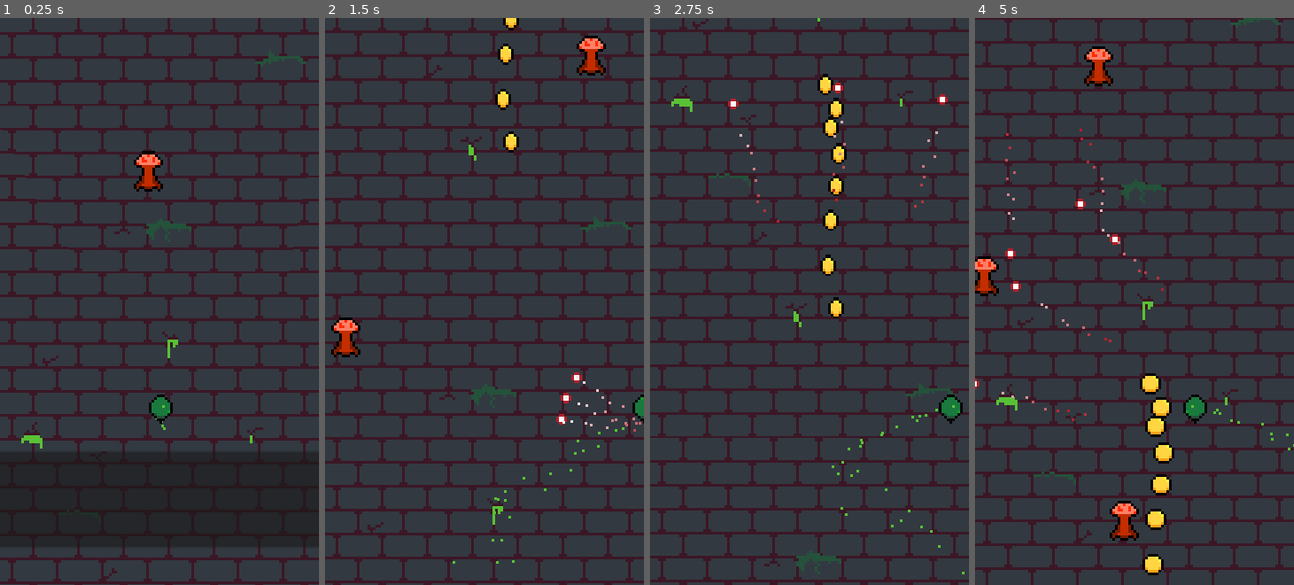
Above: before the commit, frames 1-4 (left to right).
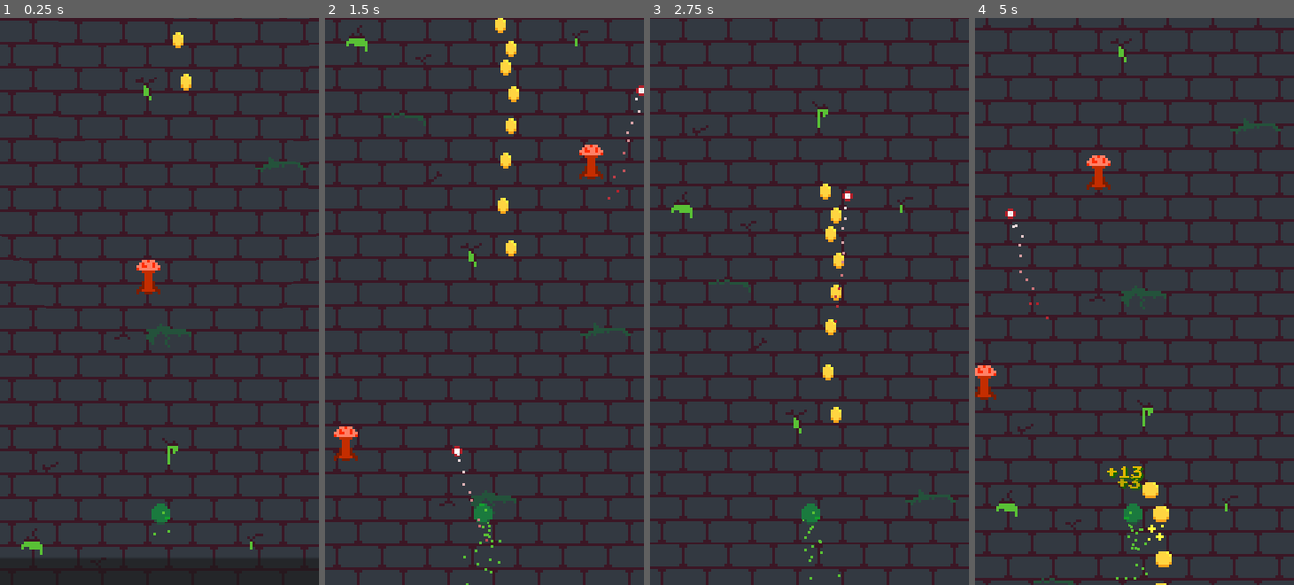
Above: after the commit, the same moments.

Repository: joayo13/sf-deluxe-ultra-2
Game: Godot game, scene res://levels/level1/scenes/level_one.tscn
Same seed, same stepped clock (60 frames per second), same inputs: the game is played once before the commit and once after it.
Inputs (mouse positions are in pixels of both pictures, inside the frame that each line leads up to):
- Up to frame 1 (0.25 s): no input
- Up to frame 2 (1.5 s): move the mouse to (554, 273) at 0.52 s; hold Right (ui_right) 0.53-1.28 s; click (554, 273) at 0.6 s; move the mouse to (420, 329) at 1.27 s; hold Left (ui_left) from 1.28 s (still down); click (420, 329) at 1.35 s
- Up to frame 3 (2.75 s): move the mouse to (841, 176) at 2.02 s; release Left (ui_left) at 2.03 s; hold Right (ui_right) from 2.03 s (still down); click (841, 176) at 2.1 s
- Up to frame 4 (5 s): move the mouse to (1118, 414) at 2.77 s; click (1118, 414) at 2.85 s; move the mouse to (1230, 386) at 3.52 s; release Right (ui_right) at 3.53 s; hold Left (ui_left) from 3.53 s (still down); click (1230, 386) at 3.6 s; move the mouse to (1038, 216) at 4.27 s; click (1038, 216) at 4.35 s

The runs differ from the first frame. In frame 1, 28% of the frame differs, in the area x 0-100%, y 0-100%; in frame 2, 33%; in frame 3, 32%; in frame 4, 34%.

Commit message:
tilt controls with acceleration

Diff:
--- a/camera/scenes/global_camera.tscn
+++ b/camera/scenes/global_camera.tscn
@@ -3,6 +3,6 @@
 [ext_resource type="Script" path="res://camera/scripts/global_camera.gd" id="1_lop36"]
 
 [node name="GlobalCamera" type="Camera2D"]
-offset = Vector2(0, -40)
+offset = Vector2(0, -80)
 zoom = Vector2(3, 3)
 script = ExtResource("1_lop36")
--- a/collectibles/coin/scenes/coin.tscn
+++ b/collectibles/coin/scenes/coin.tscn
@@ -74,7 +74,7 @@
 
 [node name="AnimatedSprite2D" type="AnimatedSprite2D" parent="."]
 sprite_frames = SubResource("SpriteFrames_l7472")
-animation = &"spin"
+animation = &"collected"
 autoplay = "spin"
 
 [node name="AudioStreamPlayer2D" type="AudioStreamPlayer2D" parent="."]
--- a/laser_gun.tscn
+++ b/laser_gun.tscn
@@ -4,6 +4,8 @@
 
 [node name="LaserGun" type="Node2D"]
 script = ExtResource("1_ak4ab")
+projectile_time = 2.0
 projectile_speed = 4.0
-projectile_time = 0.4
-projectile_angle = 90.0
+projectile_damage_min = 5.0
+projectile_damage_max = 10.0
+projectile_crit_chance = 5.0
--- a/laser_round.gd
+++ b/laser_round.gd
@@ -4,7 +4,7 @@
 func _on_area_2d_area_entered(area) -> void:
 	if area is Hurtbox:
 		var attack = Attack.new()
-		attack.damage = projectile_damage
+		attack.damage = randi_range(projectile_damage_min, projectile_damage_max)
 		attack.position = global_position
 		attack.knockback = 0.0
 		area.take_hit(attack)
--- a/levels/level1/scenes/level_one.tscn
+++ b/levels/level1/scenes/level_one.tscn
@@ -84,16 +84,34 @@
 position = Vector2(-13, -207)
 
 [node name="Brownoser4" parent="." instance=ExtResource("4_0a1l2")]
-position = Vector2(7, -543)
+position = Vector2(-60, -2219)
 
 [node name="Brownoser5" parent="." instance=ExtResource("4_0a1l2")]
-position = Vector2(-44, -588)
+position = Vector2(-71, -1473)
 
 [node name="Brownoser6" parent="." instance=ExtResource("4_0a1l2")]
-position = Vector2(29, -502)
+position = Vector2(-161, -2465)
 
 [node name="Brownoser7" parent="." instance=ExtResource("4_0a1l2")]
 position = Vector2(-27, -299)
 
 [node name="Brownoser8" parent="." instance=ExtResource("4_0a1l2")]
-position = Vector2(-38, -460)
+position = Vector2(-57, -2786)
+
+[node name="Brownoser9" parent="." instance=ExtResource("4_0a1l2")]
+position = Vector2(37, -854)
+
+[node name="Brownoser10" parent="." instance=ExtResource("4_0a1l2")]
+position = Vector2(-158, -3045)
+
+[node name="Brownoser11" parent="." instance=ExtResource("4_0a1l2")]
+position = Vector2(-56, -1932)
+
+[node name="Brownoser12" parent="." instance=ExtResource("4_0a1l2")]
+position = Vector2(-4, -631)
+
+[node name="Brownoser13" parent="." instance=ExtResource("4_0a1l2")]
+position = Vector2(-7, -481)
+
+[node name="Brownoser14" parent="." instance=ExtResource("4_0a1l2")]
+position = Vector2(-57, -1056)
--- a/mobs/brownoser/scripts/brownoser.gd
+++ b/mobs/brownoser/scripts/brownoser.gd
@@ -5,21 +5,28 @@
 @export var deceleration: float = 5.0  # Rate of deceleration
 @export var min_interval: float = 2.0  # Minimum time before changing direction
 @export var max_interval: float = 3.0  # Maximum time before changing direction
-
+@onready var hurtbox: Hurtbox = $Hurtbox
 @onready var direction_change_timer: Timer = $DirectionChangeTimer
+@onready var floating_text: FloatingText = $FloatingText
 
 # Set up the initial target speed and direction
 var target_speed: float = 0.0
 var direction: int = 0
 
 func _ready() -> void:
-	# Start the timer with a random interval# Randomly returns -1 or 1
+	if hurtbox != null:
+		hurtbox.hit.connect(hit)
 	var right = randi_range(0, 1)
 	if right:
 		direction = 1
 	else:
 		direction = -1
 	direction_change_timer.start(randf_range(min_interval, max_interval))
+
+func hit(attack: Attack):
+	if(attack.damage):
+		print(attack.damage)
+		floating_text.createFloatingTextDamage(attack.damage)
 
 func _process(delta: float) -> void:
 	# Determine the target speed based on the current direction
--- a/player/billy/scenes/laser_gun.gd
+++ b/player/billy/scenes/laser_gun.gd
@@ -1,9 +1,12 @@
 extends Node2D
-@export var projectile_speed: float = 2
-@export var projectile_time: float = 0.2
-@export var projectile_angle: float = 0.0
-@export var projectile_damage: float = 1.0
-var layers: Array = []
+@export var projectile_time: float
+@export var projectile_speed: float
+@export var projectile_damage_min: float
+@export var projectile_damage_max: float
+@export var projectile_crit_chance: float
+@export var projectile_crit_multiplier: float = 2
+@export var projectile_pierce_amount: float
+@export var layers: Array = []
 
 
 func shoot(ROUND: PackedScene, angle: float) -> void:
@@ -11,7 +14,11 @@
 	roundTemp.projectile_time = projectile_time
 	roundTemp.projectile_speed = projectile_speed
 	roundTemp.projectile_angle = angle
-	roundTemp.projectile_damage = projectile_damage
+	roundTemp.projectile_damage_min = projectile_damage_min
+	roundTemp.projectile_damage_max = projectile_damage_max
+	roundTemp.projectile_crit_chance = projectile_crit_chance
+	roundTemp.projectile_crit_multiplier = projectile_crit_multiplier
+	roundTemp.projectile_pierce_amount = projectile_pierce_amount
 	roundTemp.layers = layers
 	#player node
 	roundTemp.global_position = get_parent().get_parent().global_position
--- a/player/billy/scenes/player.tscn
+++ b/player/billy/scenes/player.tscn
@@ -3,7 +3,7 @@
 [ext_resource type="Script" path="res://player/billy/scripts/player.gd" id="1_npgok"]
 [ext_resource type="Texture2D" uid="uid://bqe7kmpjqj8wl" path="res://player/billy/sprites/fartso_shooting.png" id="2_n5187"]
 [ext_resource type="PackedScene" uid="uid://csgqsgkkupe3t" path="res://ui/popups/scenes/floating_text.tscn" id="3_h5rq5"]
-[ext_resource type="Texture2D" uid="uid://b2i5b7bfmrwxc" path="res://player/billy/sprites/billy-flying.png" id="3_p0wu6"]
+[ext_resource type="Texture2D" uid="uid://d1iultmrn1nlf" path="res://player/billy/sprites/fartso.png" id="3_mpka3"]
 [ext_resource type="PackedScene" uid="uid://nwdm5d7fqktt" path="res://weapon_slot.tscn" id="4_cim7x"]
 [ext_resource type="PackedScene" uid="uid://lk2vw3cu6yct" path="res://hurtbox.tscn" id="6_50x5i"]
 [ext_resource type="PackedScene" uid="uid://b05b3xtw1fnij" path="res://health_component.tscn" id="7_agd2y"]
@@ -15,7 +15,7 @@
 animations = [{
 "frames": [{
 "duration": 1.0,
-"texture": ExtResource("3_p0wu6")
+"texture": ExtResource("3_mpka3")
 }],
 "loop": true,
 "name": &"fly",
@@ -46,21 +46,21 @@
 
 [node name="Farticles" type="CPUParticles2D" parent="."]
 amount = 30
-lifetime = 1.2
+lifetime = 1.4
 randomness = 0.4
-lifetime_randomness = 0.2
+lifetime_randomness = 0.55
 emission_shape = 1
-emission_sphere_radius = 0.4
+emission_sphere_radius = 2.99
 direction = Vector2(0, -1)
-spread = 39.55
+spread = 21.37
 gravity = Vector2(0, 50)
 initial_velocity_min = 20.0
-initial_velocity_max = 30.0
+initial_velocity_max = 40.0
 color = Color(0.34902, 0.756863, 0.207843, 1)
 
 [node name="AnimatedSprite2D" type="AnimatedSprite2D" parent="."]
 sprite_frames = SubResource("SpriteFrames_fyxop")
-animation = &"fly"
+animation = &"shoot"
 autoplay = "fly"
 
 [node name="FloatingText" parent="." instance=ExtResource("3_h5rq5")]
--- a/player/billy/scripts/player.gd
+++ b/player/billy/scripts/player.gd
@@ -4,8 +4,8 @@
 @onready var farticles: CPUParticles2D = $Farticles
 @onready var hurtbox: Area2D = $Hurtbox
 
-var max_speed_y = 50.0
-var max_speed_x = 100.0
+var max_speed_y = 50
+var max_speed_x = 25.0
 var acceleration = 5.0    # Rate of acceleration
 var deceleration = 5.0    # Rate of deceleration
 
@@ -20,8 +20,8 @@
 	if event is InputEventScreenTouch and event.pressed:
 		var player_screen_coordinates = self.get_global_transform_with_canvas().origin
 		var angle_between_player_and_event = player_screen_coordinates.angle_to_point(event.position)
-		print(rad_to_deg(angle_between_player_and_event))
-		get_node("WeaponSlot").shoot(rad_to_deg(angle_between_player_and_event) * -1)
+		var angle_degrees = rad_to_deg(angle_between_player_and_event) * -1
+		get_node("WeaponSlot").shoot(angle_degrees)
 
 func shoot():
 	animated_sprite_2d.animation = "shoot"
@@ -30,21 +30,20 @@
 	health_component.take_damage(attack)
 	print("owie")
 func _process(delta: float) -> void:
-	var input_direction = Vector2.ZERO
+	var accelerometer_x = Input.get_accelerometer().x
+	var target_velocity_x = 0.0
+	if accelerometer_x < -0.7 || Input.is_action_pressed("ui_left"):
+		animated_sprite_2d.flip_h = true
+		target_velocity_x = accelerometer_x * max_speed_x
+		velocity.x = lerp(velocity.x, target_velocity_x, 0.1)
+	elif accelerometer_x > 0.7 || Input.is_action_pressed("ui_right"):
+		animated_sprite_2d.flip_h = false
+		target_velocity_x = accelerometer_x * max_speed_x
+		velocity.x = lerp(velocity.x, target_velocity_x, 0.1)
 
-	# Check input and set direction
-	if Input.is_action_pressed("ui_left"):
-		input_direction.x = -1
-		animated_sprite_2d.flip_h = true
-	elif Input.is_action_pressed("ui_right"):
-		input_direction.x = 1
-		animated_sprite_2d.flip_h = false
-
-	# Apply acceleration when moving
-	if input_direction != Vector2.ZERO:
-		velocity.x = lerp(velocity.x, input_direction.x * max_speed_x, acceleration * delta)
 	else:
-		velocity.x = lerp(velocity.x, 0.0, deceleration * delta)
+		if(velocity.x != 0):
+			velocity.x = lerp(velocity.x, 0.0, 0.1)
 
 	# Move vertically at a constant speed (if required)
 	velocity.y = -max_speed_y  # Modify or remove this line if you'd like vertical movement with acceleration too
--- a/project.godot
+++ b/project.godot
@@ -50,3 +50,4 @@
 
 textures/canvas_textures/default_texture_filter=0
 renderer/rendering_method="mobile"
+textures/vram_compression/import_etc2_astc=true
--- /dev/null
+++ b/ui/popups/scenes/floating_text_damage.tscn
@@ -0,0 +1,28 @@
+[gd_scene load_steps=3 format=3 uid="uid://cfbgkeylfrfcl"]
+
+[ext_resource type="Script" path="res://ui/popups/scripts/floating_text_damage.gd" id="1_s2twl"]
+[ext_resource type="FontFile" uid="uid://28fnj7605yu1" path="res://ui/PressStart2P-Regular.ttf" id="2_g7jkh"]
+
+[node name="FloatingTextDamage" type="Control"]
+layout_mode = 3
+anchors_preset = 0
+script = ExtResource("1_s2twl")
+
+[node name="Label" type="Label" parent="."]
+layout_mode = 1
+anchors_preset = 8
+anchor_left = 0.5
+anchor_top = 0.5
+anchor_right = 0.5
+anchor_bottom = 0.5
+offset_left = -0.5
+offset_top = -4.0
+offset_right = 0.5
+offset_bottom = 4.0
+grow_horizontal = 2
+grow_vertical = 2
+scale = Vector2(0.6, 0.6)
+theme_override_colors/font_color = Color(1, 0.990667, 0.99, 1)
+theme_override_colors/font_shadow_color = Color(1, 0.06, 0.06, 1)
+theme_override_fonts/font = ExtResource("2_g7jkh")
+theme_override_font_sizes/font_size = 8
--- a/ui/popups/scenes/floating_text_gold.tscn
+++ b/ui/popups/scenes/floating_text_gold.tscn
@@ -12,6 +12,8 @@
 anchor_bottom = 0.5
 grow_horizontal = 2
 grow_vertical = 2
+size_flags_horizontal = 4
+size_flags_vertical = 4
 script = ExtResource("1_cq7sr")
 
 [node name="Label" type="Label" parent="."]
@@ -30,5 +32,6 @@
 scale = Vector2(0.6, 0.6)
 size_flags_horizontal = 4
 theme_override_colors/font_color = Color(0.870588, 0.717647, 0, 1)
+theme_override_colors/font_shadow_color = Color(0.0866667, 0.4, 0, 1)
 theme_override_fonts/font = ExtResource("2_ko0ik")
 theme_override_font_sizes/font_size = 8
--- a/ui/popups/scripts/floating_text.gd
+++ b/ui/popups/scripts/floating_text.gd
@@ -1,7 +1,13 @@
+class_name FloatingText
 extends Node
 const FLOATING_TEXT_GOLD = preload("res://ui/popups/scenes/floating_text_gold.tscn")
+const FLOATING_TEXT_DAMAGE = preload("res://ui/popups/scenes/floating_text_damage.tscn")
+func createFloatingTextGoldPopup(gold_amount: int):
+	var newPopup = FLOATING_TEXT_GOLD.instantiate()
+	newPopup.gold = gold_amount
+	self.add_child(newPopup)
 
-func createFloatingTextGoldPopup(goldAmount: int):
-	var newPopup = FLOATING_TEXT_GOLD.instantiate()
-	newPopup.gold = goldAmount
+func createFloatingTextDamage(damage: float):
+	var newPopup = FLOATING_TEXT_DAMAGE.instantiate()
+	newPopup.damage = damage
 	self.add_child(newPopup)
--- /dev/null
+++ b/ui/popups/scripts/floating_text_damage.gd
@@ -0,0 +1,17 @@
+extends Control
+@onready var label: Label = $Label
+var damage: float
+
+# Called when the node enters the scene tree for the first time.
+func _ready() -> void:
+	label.text = str(damage)
+	var tween = label.create_tween()
+	label.position.x = randi_range(-5, 5)
+	var rise = label.position + Vector2(0, randi_range(-10, -16))  # 20 pixels up
+	var fall = label.position
+	# Animate the position property of the label to move it up
+	var duration = 0.4
+	tween.tween_property(self, "position", rise, duration).set_trans(Tween.TRANS_SINE).set_ease(Tween.EASE_OUT)
+	tween.tween_property(self, "position", fall, duration).set_trans(Tween.TRANS_SINE).set_ease(Tween.EASE_IN)
+	await tween.tween_property(self, "modulate:a", 0, 0.2).finished
+	self.queue_free()
--- a/weapon_slot.tscn
+++ b/weapon_slot.tscn
@@ -8,9 +8,9 @@
 script = ExtResource("1_r6033")
 layers = Array[int]([2])
 
+[node name="LaserGun" parent="." instance=ExtResource("1_8r567")]
+
 [node name="Shotgun" type="Node2D" parent="."]
 script = ExtResource("3_y2p6c")
 projectile_speed = 4.0
 projectile_time = 0.4
-
-[node name="LaserGun" parent="." instance=ExtResource("1_8r567")]
--- a/weapons/ranged_weapons/bullets/bullet.gd
+++ b/weapons/ranged_weapons/bullets/bullet.gd
@@ -6,9 +6,12 @@
 @onready var area_2d: Area2D = $Area2D
 var projectile_time: float
 var projectile_speed: float
-var projectile_damage: float
+var projectile_damage_min: float
+var projectile_damage_max: float
+var projectile_crit_chance: float
+var projectile_crit_multiplier: float = 2
 var projectile_angle: float = 0.0  # Angle in degrees
-var pierce_amount: float
+var projectile_pierce_amount: float
 var direction: Vector2;
 var layers: Array
 
Not shown: 2 places in collectibles/coin/scenes/coin.tscn that only renumber resources
Binary file changed: collectibles/coin/sprites/coin.png
Not shown, added: export_presets.cfg
Binary file changed: mobs/brownoser/sprites/brownoser_spritesheet.png
Binary file added: player/billy/sprites/fartso.png
Not shown, added: player/billy/sprites/fartso.png.import
Binary file changed: player/billy/sprites/fartso_shooting.png
Not shown, added: lasC05B.tmp
